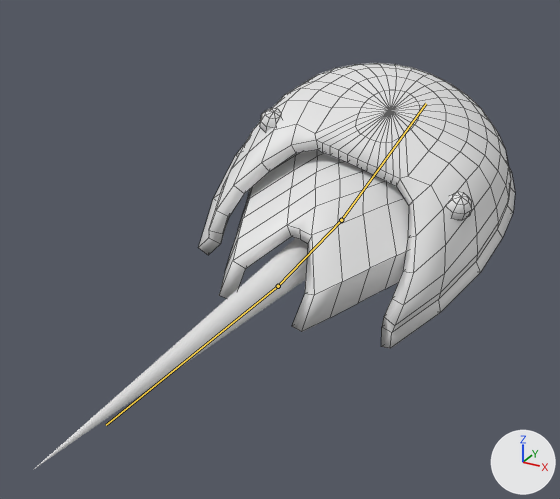
Two versions of the Blender file Assets/Blender/Crab/horseshoe-crab.blend, one commit apart.
Before and after are seen from a 50 mm lens placed at (2.14, -5.67, 2.27), pointed at (-0.04, -1.71, 0.29). Lighting does not change. The marker at lower right points along +X, +Y and +Z. The older version comes first. Both versions are drawn at frame 25 of the action 'Dancing'; the numbers are the values there. The bones that bend it are drawn over the model as lines. Mesh edges are drawn as thin lines on the coarser meshes.

Objects in the first picture: 'HorseShoeCrabEyes', 'HorseShoeCrabShell1', 'HorseShoeCrabShell2', 'HorseShoeCrabShell3'.
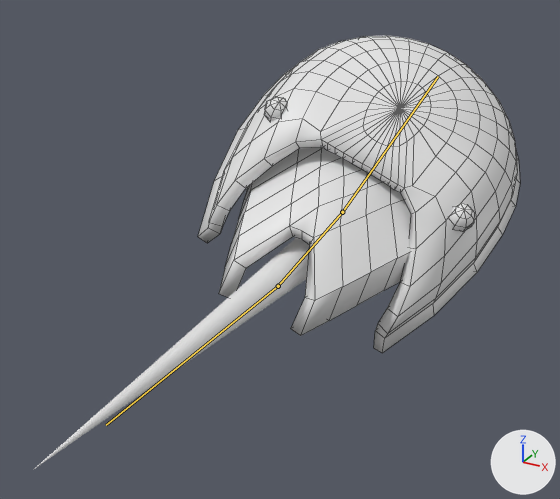
What differs and where, as boxes [x1, y1, x2, y2] in the pictures (560 x 499 px):
'HorseShoeCrabShell1', posed (12% taller)
    before: [198, 63, 515, 348]
    after: [198, 35, 520, 353]
'HorseShoeCrabShell2', posed
    before: [219, 150, 409, 332]
    after: [219, 147, 411, 336]
'HorseShoeCrabEyes', posed (20% taller)
    before: [260, 108, 472, 221]
    after: [264, 96, 475, 232]
bone 'Bone.001', root to tip
    before: (278, 286) to (341, 220)
    after: (278, 286) to (342, 212)
bone 'Bone', root to tip
    before: (341, 220) to (426, 103)
    after: (342, 212) to (438, 76)

The change in detail:
Bone 'Bone.001' (bone_bone_001) turns from (8, 11, 1) to (12, 15, 2) degrees about its own x, y and z.
Bone 'Bone' (bone_bone) turns from (16, 6, 0) to (22, 9, 1) degrees about its own x, y and z.
